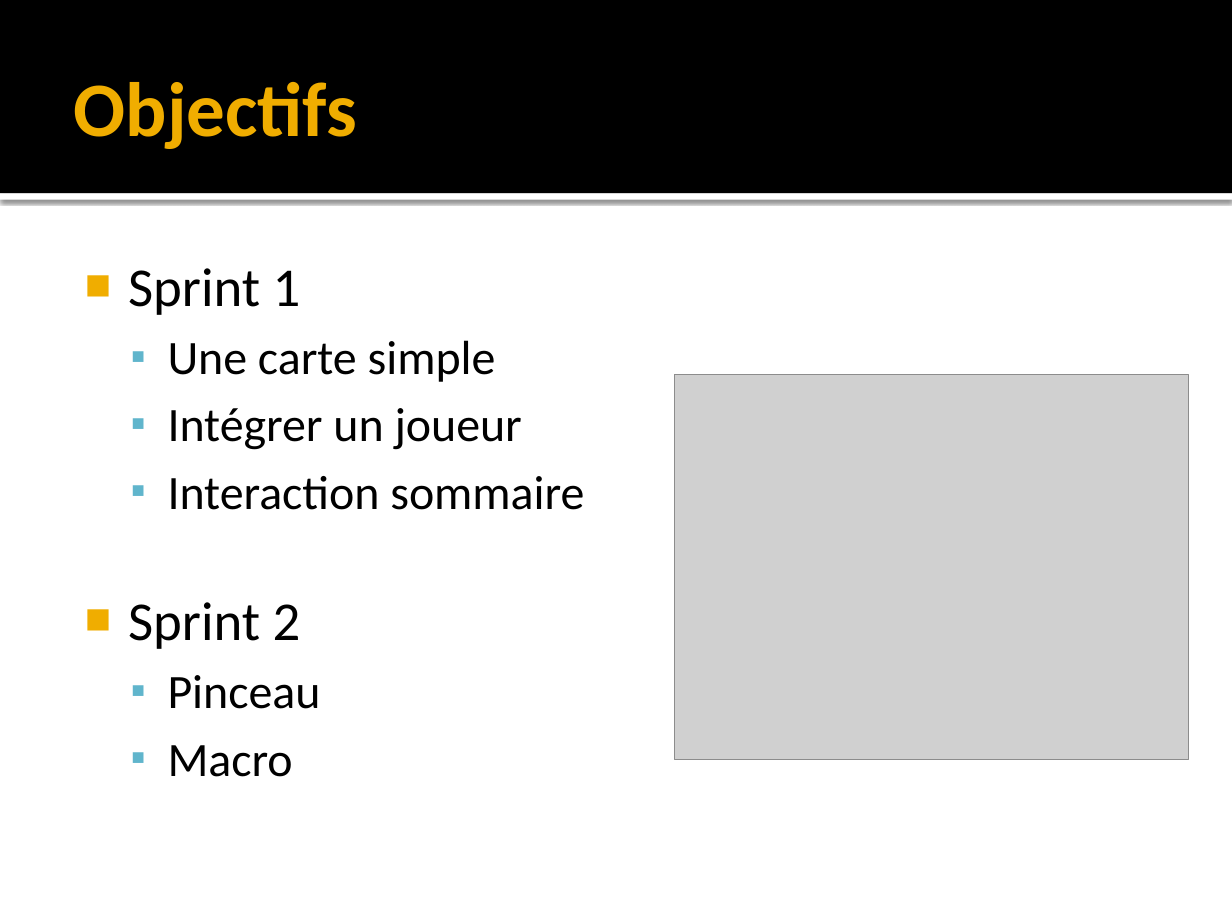
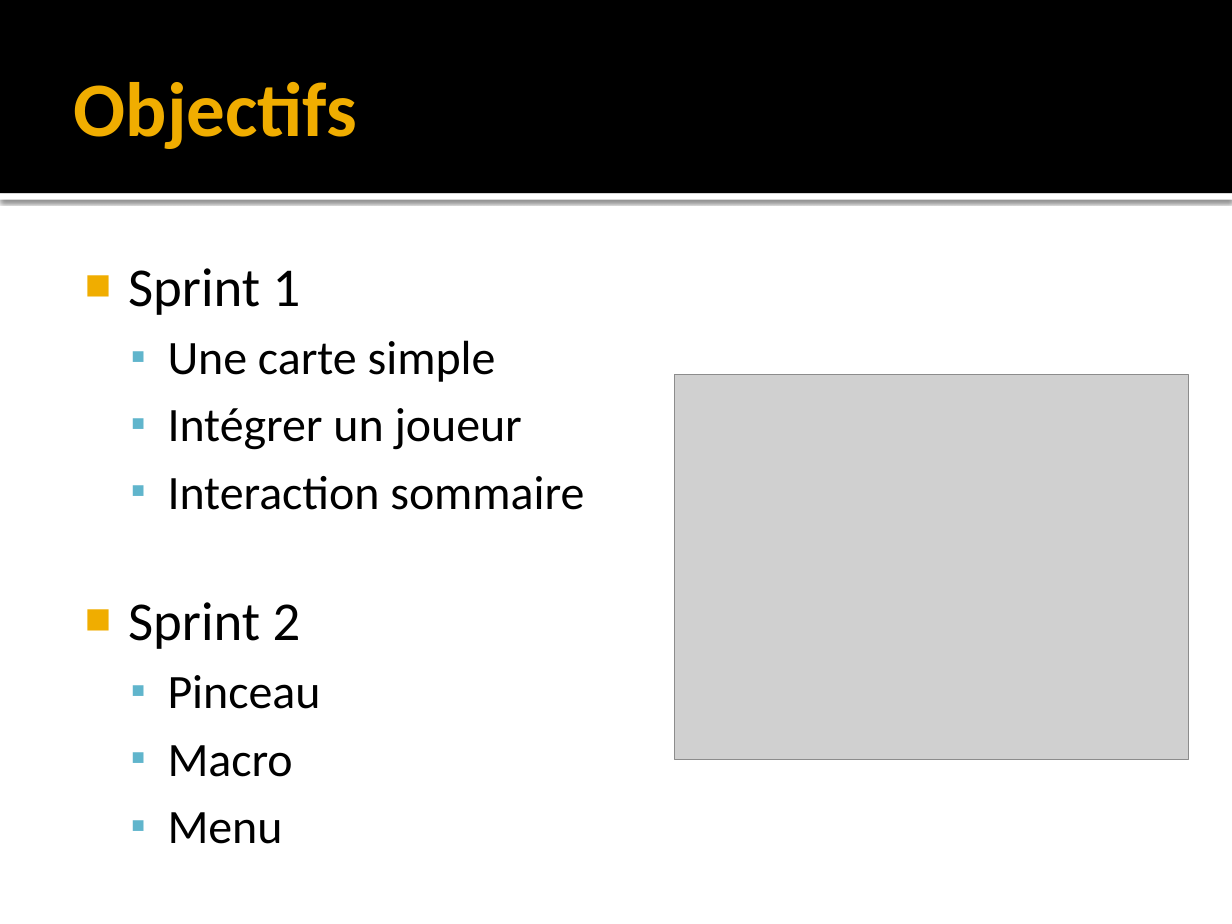
Before and after one commit to Louspirit/MiniCraft, a slide deck: slide 3 of doc/Presentation_Minicraft.pptx. Drawn at 1232x924 pixels with LibreOffice and Linux fonts; fonts in the diff are those of the drawing; grey boxes stand for pictures. Boxes give left, top, right and bottom in pixels: in the first picture for what was removed or moved away, otherwise in the second. Text is boxed around its words. In the diff, an @@ line names an element or a change of style, - is before the commit and + after.

```diff
--- a/doc/Presentation_Minicraft.pptx
+++ b/doc/Presentation_Minicraft.pptx
@@ text at box(168, 812, 283, 844): paragraph added @@
+  ▪ Menu
```
Also in this commit, not shown: 3 other slides changed, 2 slides added.
